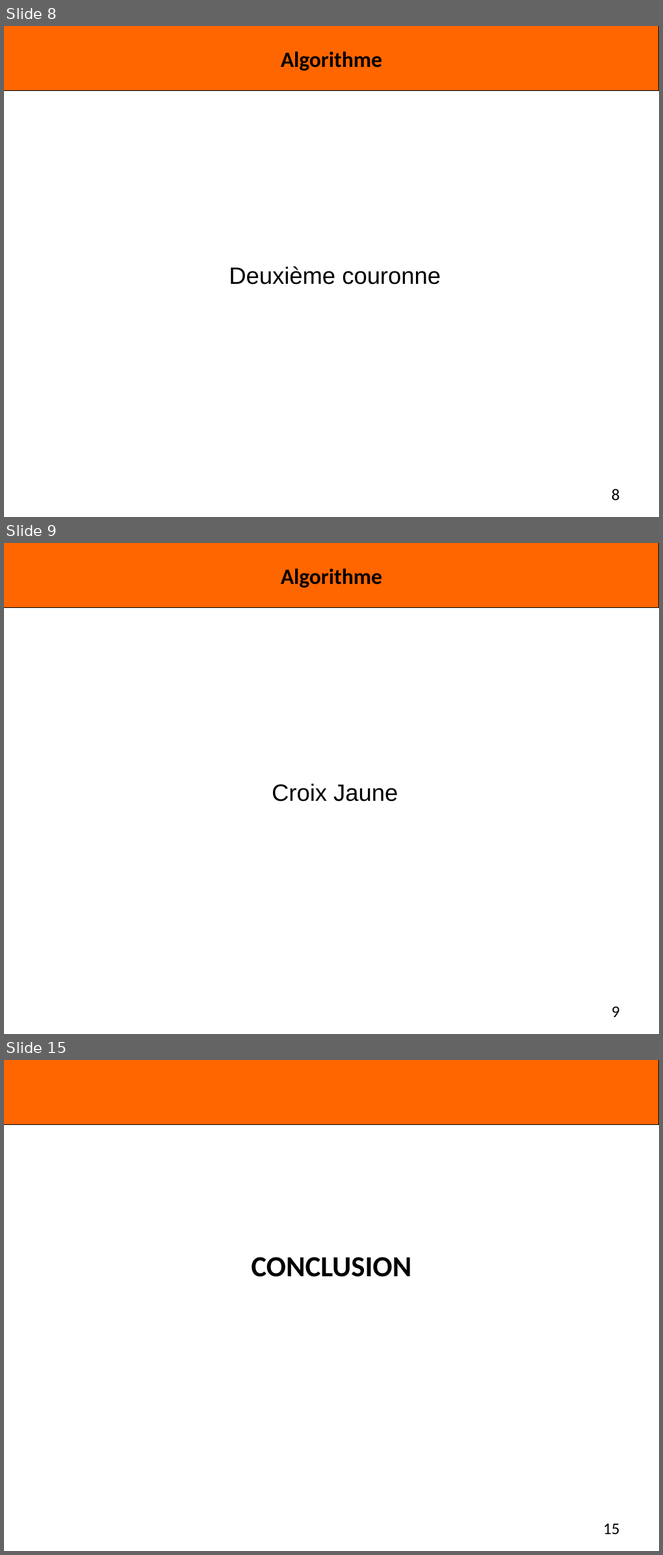
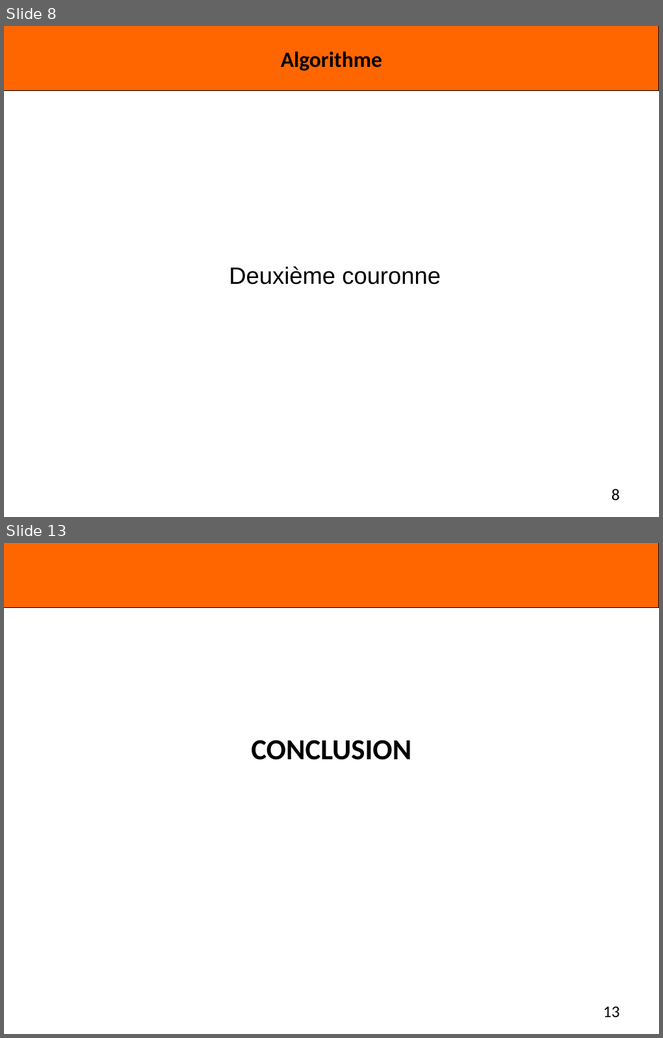
Before and after one commit to Miaxos/Polux, a slide deck: diapo_Presentation_poqb_soutenance_vendredi_15_janvier_2016.odp. Shown one above the other, each under a label of ours: slides 8, 9 and 15 before the commit, slides 8 and 13 after it; the slides between them are not shown. The pictures are 663x1555 and 663x1038 pixels, drawn with LibreOffice and Linux fonts; fonts in the diff are those of the drawing; background and template pictures are left out. Boxes give left, top, right and bottom in pixels: in the first picture for what was removed or moved away, otherwise in the second. Text is boxed around its words. In the diff, an @@ line names an element or a change of style, - is before the commit and + after.

```diff
--- a/diapo_Presentation_poqb_soutenance_vendredi_15_janvier_2016.odp
+++ b/diapo_Presentation_poqb_soutenance_vendredi_15_janvier_2016.odp
@@ slide 9 removed at [4,543,659,1034], background #FFFFFF; not listed: 1 template element that a slide beside it also shows @@
@@ title removed at [281,568,382,588] @@
-Algorithme
@@ text removed at [272,783,398,802] @@
-Croix Jaune
@@ page number removed at [612,1006,620,1017] @@
-9
@@ what was slide 15 is now slide 13 @@
@@ page number at [603,1006,620,1017]: text changed @@
-15
+13
```
Also in this commit, not shown: 4 slides changed, 2 slides added, 3 other slides removed.
